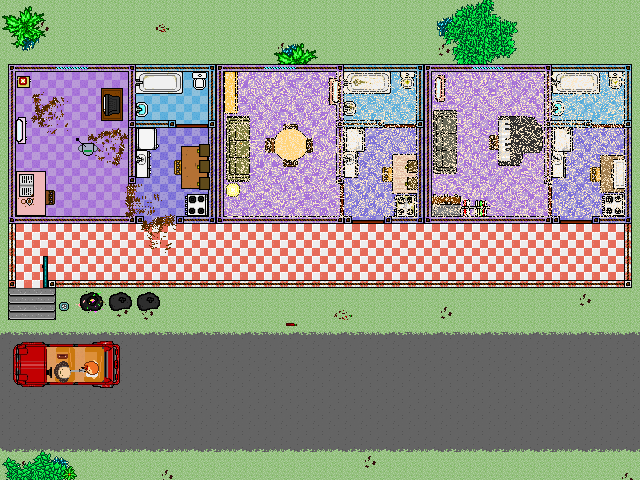
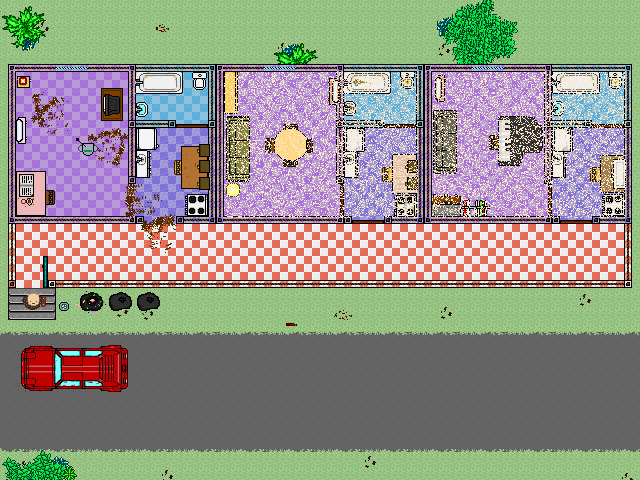
Two versions of the same layered image (640×480). Layer-by-layer changes:
added layer "Layer 63" above "Layer 62" over bbox(27, 293, 40, 306)
added layer "Layer 62" above "Layer 61" over bbox(22, 294, 44, 310)
added layer "Layer 61" above "Layer 60 copy" over bbox(41, 296, 46, 307)
removed group "Group 1" (2nd of 2) (7 layers) over bbox(13, 341, 120, 388)
renamed "Layer 5" to "Layer 52", moved it out of group "Group 1", painted on it over bbox(21, 345, 128, 392)
removed layer "Layer 1 copy 2" from group "Group 1" over bbox(84, 361, 99, 375)
removed layer "Layer 66 copy 2" from group "Group 1" over bbox(86, 360, 99, 379)
removed layer "Layer 4" (2nd of 2, in "Group 1") from group "Group 1" over bbox(58, 366, 71, 379)
removed layer "Layer 3" from group "Group 1" over bbox(54, 361, 70, 383)
removed layer "Layer 2" (2nd of 2, in "Group 1") from group "Group 1" over bbox(57, 354, 68, 359)
removed layer "Layer 1" (2nd of 2, in "Group 1") from group "Group 1" over bbox(13, 341, 120, 388)
